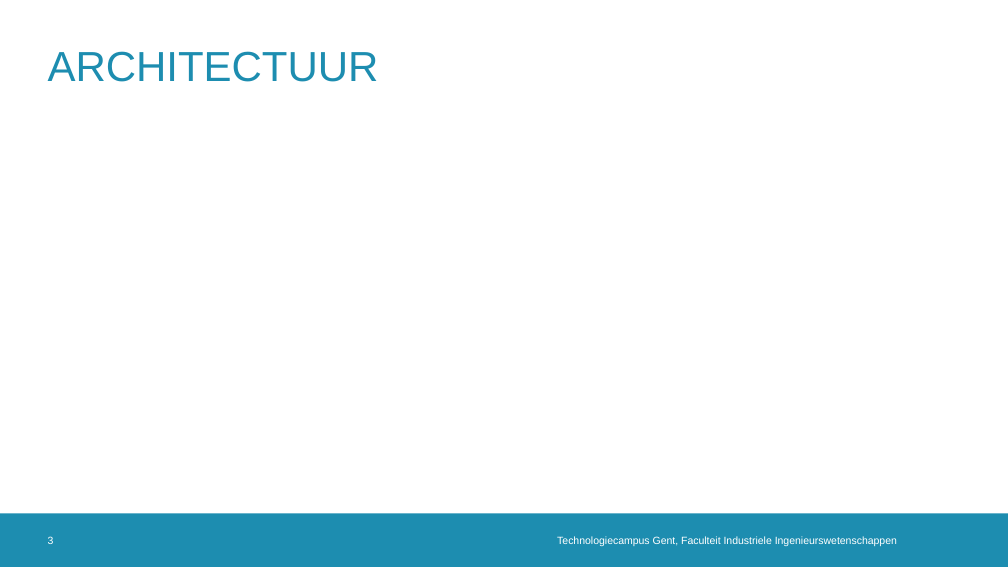
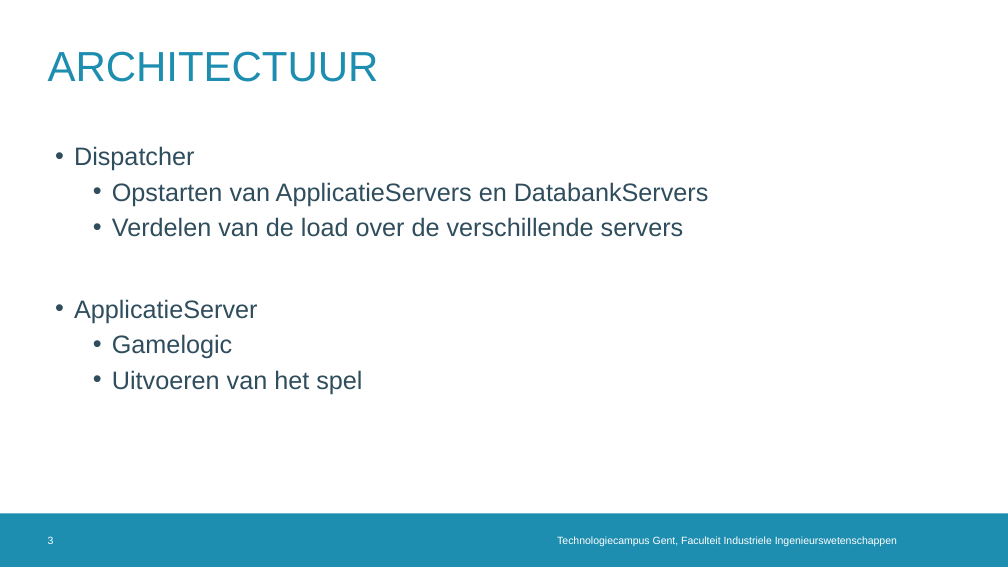
Before and after one commit to Pieterism/UNO, a slide deck: slide 3 of Documents/presentatie UNO.pptx. Drawn at 1008x567 pixels with LibreOffice and Linux fonts; fonts in the diff are those of the drawing; background and template pictures are left out. Boxes give left, top, right and bottom in pixels: in the first picture for what was removed or moved away, otherwise in the second. Text is boxed around its words. In the diff, an @@ line names an element or a change of style, - is before the commit and + after.

```diff
--- a/Documents/presentatie UNO.pptx
+++ b/Documents/presentatie UNO.pptx
@@ text added at [74, 146, 709, 394], 24 pt, text #2F4D5D @@
+• Dispatcher
+  • Opstarten van ApplicatieServers en DatabankServers
+  • Verdelen van de load over de verschillende servers
+• ApplicatieServer
+  • Gamelogic
+  • Uitvoeren van het spel
```
Also in this commit, not shown: 3 other slides changed, 2 slides added.
